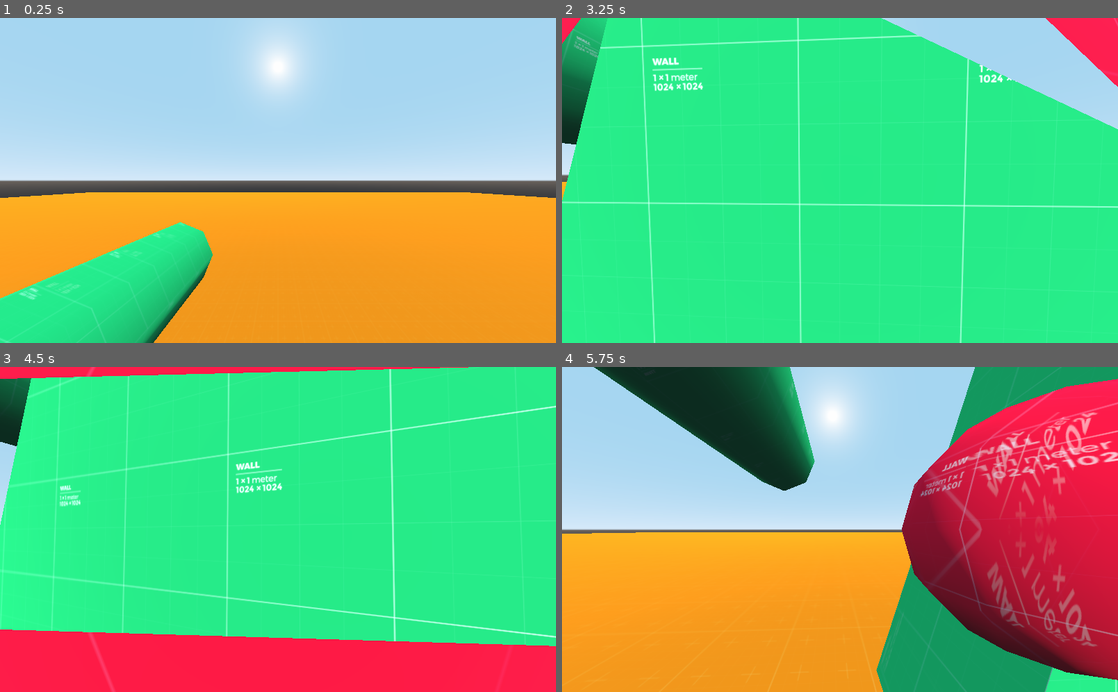
Above: before the commit, frames 1-4 (two rows, left to right).
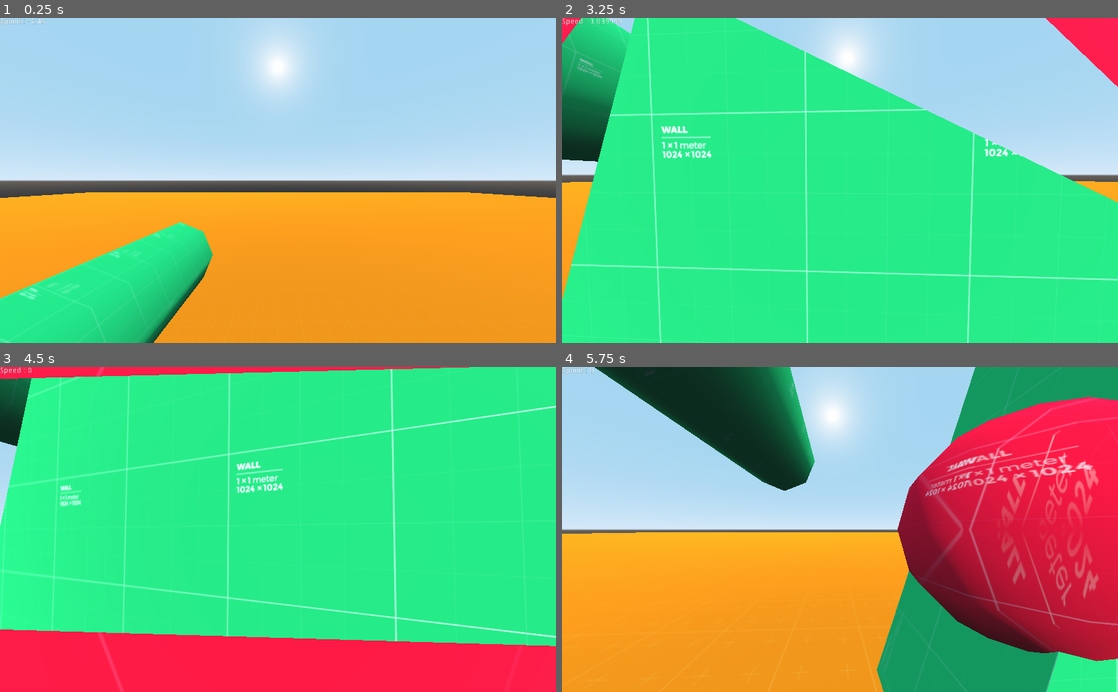
Above: after the commit, the same moments.

Repository: Telkan/Through-the-Heart-of-the-Giant
Game: Godot game, scene res://TestBench/Spatial.tscn
Two runs of this game, one before a commit and one after it. Both use one fixed random seed, a clock stepped at 60 frames per second and the inputs below. Before the commit the project has no main scene; this scene is started directly in both runs.
Inputs (mouse positions are in pixels of both pictures, inside the frame that each line leads up to):
- Up to frame 1 (0.25 s): no input
- Up to frame 2 (3.25 s): move the mouse to (867, 180) at 0.52 s; press the mouse at (867, 180) at 0.53 s; tap Space (jump) at 0.77, 1.52, 3.02 s; tap D (d) at 0.8, 1.35 s; move the mouse to (812, 180) at 1.27 s; release the mouse at (812, 180) at 1.28 s; tap S (s) at 1.55 s; move the mouse to (851, 174) at 2.02 s; hold S (s) 2.03-2.78 s; tap Z (z) at 2.3, 2.85 s; move the mouse to (834, 187) at 2.77 s; click (834, 187) at 3.05 s
- Up to frame 3 (4.5 s): move the mouse to (316, 532) at 3.52 s; press the mouse at (316, 532) at 3.53 s; tap Space (jump) at 3.77 s; tap D (d) at 3.8, 4.35 s; move the mouse to (233, 526) at 4.27 s; release the mouse at (233, 526) at 4.28 s
- Up to frame 4 (5.75 s): tap Space (jump) at 4.52 s; tap S (s) at 4.55 s; move the mouse to (845, 529) at 5.02 s; hold Q (q) from 5.03 s (still down); tap Z (z) at 5.3 s

The runs differ from the first frame. In frame 1, less than 0.1% of the frame differs, in the area x 0-9%, y 0-3%; in frame 2, 20%, in the area x 0-100%, y 0-100%; in frame 3, 1.6%; in frame 4, 8.9%.

Commit message:
Shitty Grappling Houque

Diff:
--- a/Player/FPS.gd
+++ b/Player/FPS.gd
@@ -62,9 +62,13 @@
 	if Input.is_action_just_pressed("jump") and is_on_floor():
 		snap = Vector3.ZERO
 		gravity_vec = Vector3.UP * jump
-
+	var grapplingPull = $Head/GrappleCast.calcGrappling()
 	#make it move
 	velocity = velocity.linear_interpolate(direction * speed, accel * delta)
 	movement = velocity + gravity_vec
+	movement += grapplingPull
 
-	move_and_slide_with_snap(movement, snap, Vector3.UP)
+	if grapplingPull == Vector3.ZERO:
+		move_and_slide_with_snap(movement, snap, Vector3.UP)
+	else:
+		move_and_slide(movement, Vector3.UP)
--- a/Player/GrappleCast.gd
+++ b/Player/GrappleCast.gd
@@ -1,16 +1,30 @@
 extends RayCast
-
+onready var player = get_parent().get_parent()
 
 # Declare member variables here. Examples:
 # var a = 2
 # var b = "text"
-
-
+var grapplingTarget = Vector3.INF
+var grapplingSpeed = 20
 # Called when the node enters the scene tree for the first time.
 func _ready():
 	pass # Replace with function body.
 
+func _process(_delta):
+	if(Input.is_action_just_pressed("GrapG")):
+		if(is_colliding()):
+			grapplingTarget = get_collision_point()
+	if(Input.is_action_pressed("GrapG")):
+		grapplingSpeed += 4 *_delta
+	if(Input.is_action_just_released("GrapG")):
+		grapplingTarget = Vector3.INF
+		grapplingSpeed = 20
 
-# Called every frame. 'delta' is the elapsed time since the previous frame.
-func _process(delta):
-	pass
+	pass # Replace with function body.
+
+
+func calcGrappling() -> Vector3:
+	if grapplingTarget == Vector3.INF:
+		return Vector3.ZERO
+	var direction : Vector3 = (grapplingTarget - player.global_transform.origin).normalized()
+	return direction * grapplingSpeed
--- /dev/null
+++ b/TestBench/Label.gd
@@ -0,0 +1,16 @@
+extends Label
+
+
+# Declare member variables here. Examples:
+# var a = 2
+# var b = "text"
+
+
+# Called when the node enters the scene tree for the first time.
+func _ready():
+	pass # Replace with function body.
+
+
+# Called every frame. 'delta' is the elapsed time since the previous frame.
+func _process(delta):
+	text = "Speed : " + str(get_parent().find_node("FPS").movement[1])
--- a/TestBench/Spatial.tscn
+++ b/TestBench/Spatial.tscn
@@ -1,10 +1,11 @@
-[gd_scene load_steps=11 format=2]
+[gd_scene load_steps=12 format=2]
 
 [ext_resource path="res://Player/FPS.tscn" type="PackedScene" id=1]
 [ext_resource path="res://Ressource/kenney_prototype_textures/orange/texture_07.png" type="Texture" id=2]
 [ext_resource path="res://Ressource/kenney_prototype_textures/green/texture_01.png" type="Texture" id=3]
 [ext_resource path="res://TestBench/Spatial.gd" type="Script" id=4]
 [ext_resource path="res://Ressource/kenney_prototype_textures/red/texture_01.png" type="Texture" id=5]
+[ext_resource path="res://TestBench/Label.gd" type="Script" id=6]
 
 [sub_resource type="BoxShape" id=1]
 
@@ -61,6 +62,18 @@
 transform = Transform( 1, 0, 0, 0, -4.37114e-08, -1, 0, 1, -4.37114e-08, 4, 1, 2 )
 height = 8.0
 
+[node name="CSGCylinder2" type="CSGCylinder" parent="CSGCombiner"]
+transform = Transform( 1, 0, 0, 0, -2.18557e-07, -1, 0, 1, -2.18557e-07, 16, 16, 4 )
+height = 8.0
+
+[node name="CSGCylinder3" type="CSGCylinder" parent="CSGCombiner"]
+transform = Transform( 1, 0, 0, 0, -0.0871562, -0.996195, 0, 0.996195, -0.0871562, 27.7, 12, 20 )
+height = 8.0
+
+[node name="CSGCylinder4" type="CSGCylinder" parent="CSGCombiner"]
+transform = Transform( 1, 0, 0, 0, -0.0871562, -0.996195, 0, 0.996195, -0.0871562, 39.7, 12, 0 )
+height = 8.0
+
 [node name="DirectionalLight" type="DirectionalLight" parent="."]
 transform = Transform( 0.125, 0.966506, 0.224144, -0.880277, 0.0038188, 0.474444, 0.457698, -0.256614, 0.851271, 0, 18, 12 )
 
@@ -68,3 +81,12 @@
 transform = Transform( 1, 0, 0, 0, 1, 0, 0, 0, 1, 2, 2, 0 )
 radius = 0.5
 material = SubResource( 5 )
+
+[node name="Label" type="Label" parent="."]
+margin_right = 90.0
+margin_bottom = 58.0
+text = "SPEED : "
+script = ExtResource( 6 )
+__meta__ = {
+"_edit_use_anchors_": false
+}
--- a/project.godot
+++ b/project.godot
@@ -11,6 +11,7 @@
 [application]
 
 config/name="Through The Heart Of The Giant"
+run/main_scene="res://TestBench/Spatial.tscn"
 config/icon="res://icon.png"
 
 [input]
